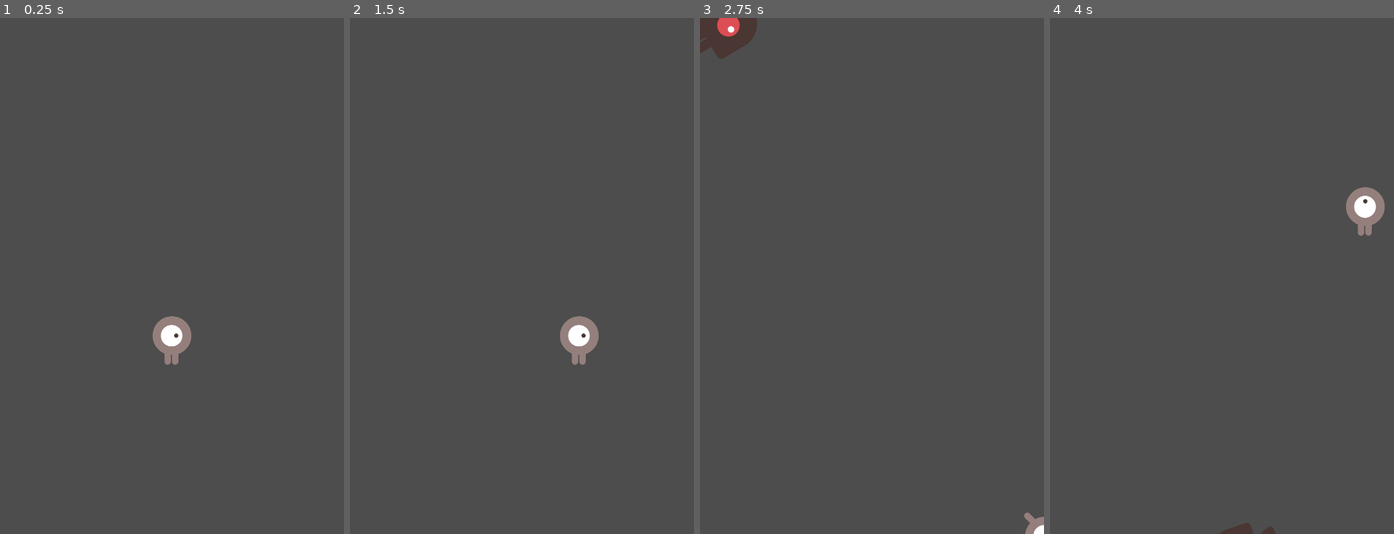
Above: before the commit, frames 1-4 (left to right).
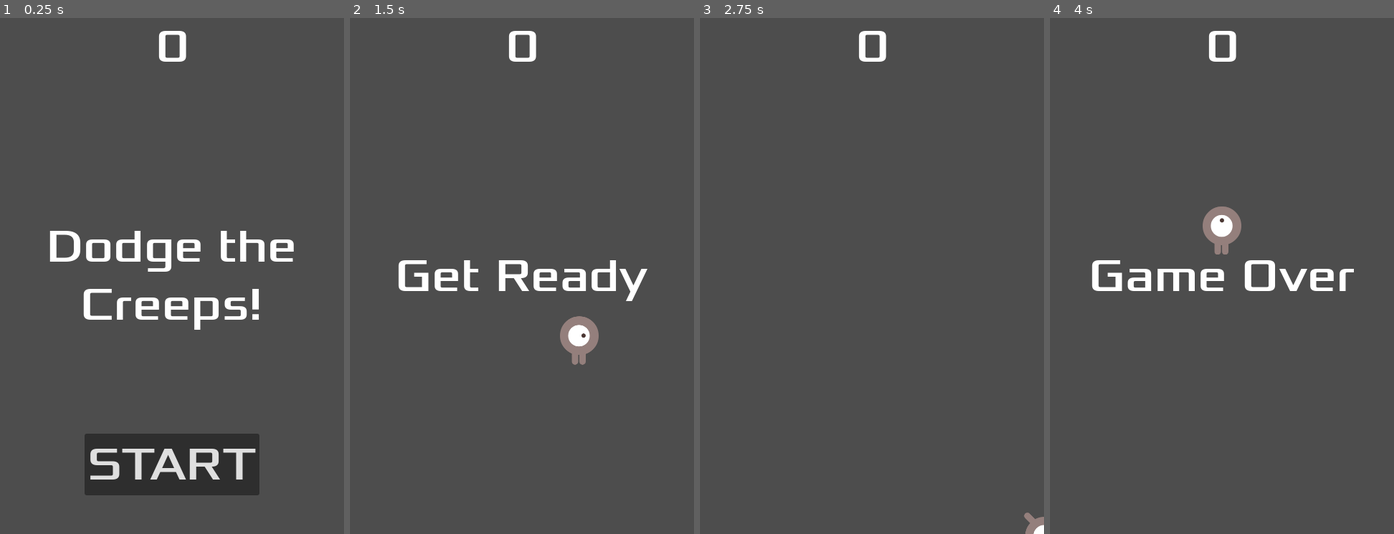
Above: after the commit, the same moments.

Repository: Dredrick/2DGame
Game: Godot game, scene res://scenes/main.tscn
Same seed, same stepped clock (60 frames per second), same inputs: the game is played once before the commit and once after it.
Inputs (mouse positions are in pixels of both pictures, inside the frame that each line leads up to):
- Up to frame 1 (0.25 s): no input
- Up to frame 2 (1.5 s): click (522, 466) at 0.5 s, where only the run after the commit has a clickable "START"; tap Enter at 1.25 s; hold D (move_right) from 1.28 s (still down)
- Up to frame 3 (2.75 s): release D (move_right) at 2.03 s; hold S (move_down) from 2.03 s (still down)
- Up to frame 4 (4 s): release S (move_down) at 2.78 s; hold D (move_right) 2.78-3.53 s; hold W (move_up) from 3.53 s (still down)

The runs differ from the first frame. In frame 1, 10% of the frame differs, in the area x 14-86%, y 2-93%; in frame 2, 2.1%; in frame 3, 1.3%; in frame 4, 3.7%.

Commit message:
1.5 HUD added

Diff:
--- /dev/null
+++ b/scenes/hud.gd
@@ -0,0 +1,29 @@
+extends CanvasLayer
+
+signal start_game
+
+func show_message(text):
+	$Message.text = text
+	$Message.show()
+	$MessageTimer.start()
+
+func show_game_over():
+	show_message("Game Over")
+	# Wait until the MessageTimer has counted down.
+	await $MessageTimer.timeout
+
+	$Message.text = "Dodge the\nCreeps!"
+	$Message.show()
+	# Make a one-shot timer and wait for it to finish.
+	await get_tree().create_timer(1.0).timeout
+	$StartButton.show()
+
+func update_score(score):
+	$ScoreLabel.text = str(score)
+
+func _on_start_button_pressed():
+	$StartButton.hide()
+	start_game.emit()
+
+func _on_message_timer_timeout():
+	$Message.hide()
--- /dev/null
+++ b/scenes/hud.tscn
@@ -0,0 +1,63 @@
+[gd_scene load_steps=3 format=3 uid="uid://06kd73pg2mic"]
+
+[ext_resource type="Script" path="res://scenes/hud.gd" id="1_2sb6k"]
+[ext_resource type="FontFile" uid="uid://dfxqf5c5e07k8" path="res://fonts/Xolonium-Regular.ttf" id="1_ukke6"]
+
+[node name="HUD" type="CanvasLayer"]
+script = ExtResource("1_2sb6k")
+
+[node name="ScoreLabel" type="Label" parent="."]
+anchors_preset = 5
+anchor_left = 0.5
+anchor_right = 0.5
+offset_left = -22.5
+offset_right = 22.5
+offset_bottom = 81.0
+grow_horizontal = 2
+theme_override_fonts/font = ExtResource("1_ukke6")
+theme_override_font_sizes/font_size = 64
+text = "0"
+horizontal_alignment = 1
+vertical_alignment = 1
+
+[node name="Message" type="Label" parent="."]
+anchors_preset = 8
+anchor_left = 0.5
+anchor_top = 0.5
+anchor_right = 0.5
+anchor_bottom = 0.5
+offset_left = -240.0
+offset_top = -360.0
+offset_right = 240.0
+offset_bottom = 360.0
+grow_horizontal = 2
+grow_vertical = 2
+theme_override_fonts/font = ExtResource("1_ukke6")
+theme_override_font_sizes/font_size = 64
+text = "Dodge the Creeps!"
+horizontal_alignment = 1
+vertical_alignment = 1
+autowrap_mode = 2
+
+[node name="StartButton" type="Button" parent="."]
+anchors_preset = 7
+anchor_left = 0.5
+anchor_top = 1.0
+anchor_right = 0.5
+anchor_bottom = 1.0
+offset_left = -121.5
+offset_top = -140.0
+offset_right = 121.5
+offset_bottom = -54.0
+grow_horizontal = 2
+grow_vertical = 0
+theme_override_fonts/font = ExtResource("1_ukke6")
+theme_override_font_sizes/font_size = 64
+text = "START"
+
+[node name="MessageTimer" type="Timer" parent="."]
+wait_time = 2.0
+one_shot = true
+
+[connection signal="pressed" from="StartButton" to="." method="_on_start_button_pressed"]
+[connection signal="timeout" from="MessageTimer" to="." method="_on_message_timer_timeout"]
--- a/scenes/main.gd
+++ b/scenes/main.gd
@@ -4,20 +4,25 @@
 var score
 
 func _ready():
-	new_game()
+	pass
 
 func game_over():
 	$ScoreTimer.stop()
 	$MobTimer.stop()
+	$HUD.show_game_over()
 
 func new_game():
 	score = 0
 	$Player.start($StartPosition.position)
 	$StartTimer.start()
+	$HUD.update_score(score)
+	$HUD.show_message("Get Ready")
+	get_tree().call_group("mobs", "queue_free")
+
 
 func _on_score_timer_timeout():
 	score += 1
-
+	$HUD.update_score(score)
 
 func _on_start_timer_timeout():
 	$MobTimer.start()
--- a/scenes/main.tscn
+++ b/scenes/main.tscn
@@ -1,8 +1,9 @@
-[gd_scene load_steps=5 format=3 uid="uid://c2y6k3xrgfxkg"]
+[gd_scene load_steps=6 format=3 uid="uid://c2y6k3xrgfxkg"]
 
 [ext_resource type="PackedScene" uid="uid://bpjml0dikquyn" path="res://scenes/player.tscn" id="1_6t5sf"]
 [ext_resource type="Script" path="res://scenes/main.gd" id="1_btpcu"]
 [ext_resource type="PackedScene" uid="uid://cuokidhyw8x80" path="res://scenes/mob.tscn" id="2_hvove"]
+[ext_resource type="PackedScene" uid="uid://06kd73pg2mic" path="res://scenes/hud.tscn" id="4_dot1h"]
 
 [sub_resource type="Curve2D" id="Curve2D_3mqyy"]
 _data = {
@@ -33,8 +34,11 @@
 
 [node name="MobSpawnLocation" type="PathFollow2D" parent="MobPath"]
 
+[node name="HUD" parent="." instance=ExtResource("4_dot1h")]
+
 [connection signal="hit" from="Player" to="." method="new_game"]
 [connection signal="hit" from="Player" to="." method="game_over"]
 [connection signal="timeout" from="MobTimer" to="." method="_on_mob_timer_timeout"]
 [connection signal="timeout" from="ScoreTimer" to="." method="_on_score_timer_timeout"]
 [connection signal="timeout" from="StartTimer" to="." method="_on_start_timer_timeout"]
+[connection signal="start_game" from="HUD" to="." method="new_game"]
--- a/scenes/mob.tscn
+++ b/scenes/mob.tscn
@@ -48,7 +48,7 @@
 radius = 36.0
 height = 100.0
 
-[node name="Mob" type="RigidBody2D"]
+[node name="Mob" type="RigidBody2D" groups=["mobs"]]
 collision_mask = 0
 gravity_scale = 0.0
 script = ExtResource("1_wy5xx")
